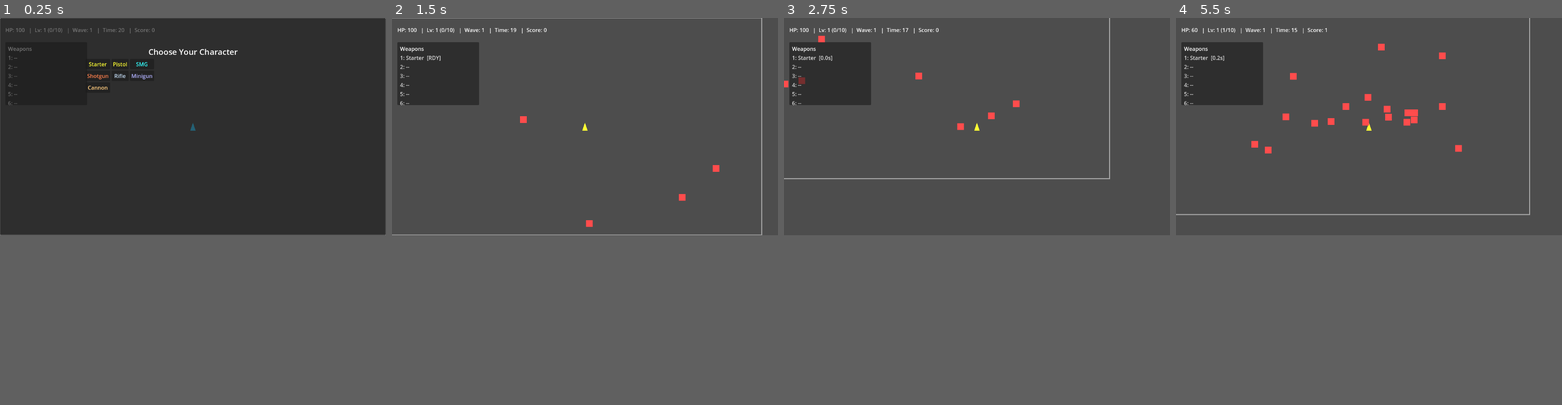
Above: before the commit, frames 1-4 (left to right).
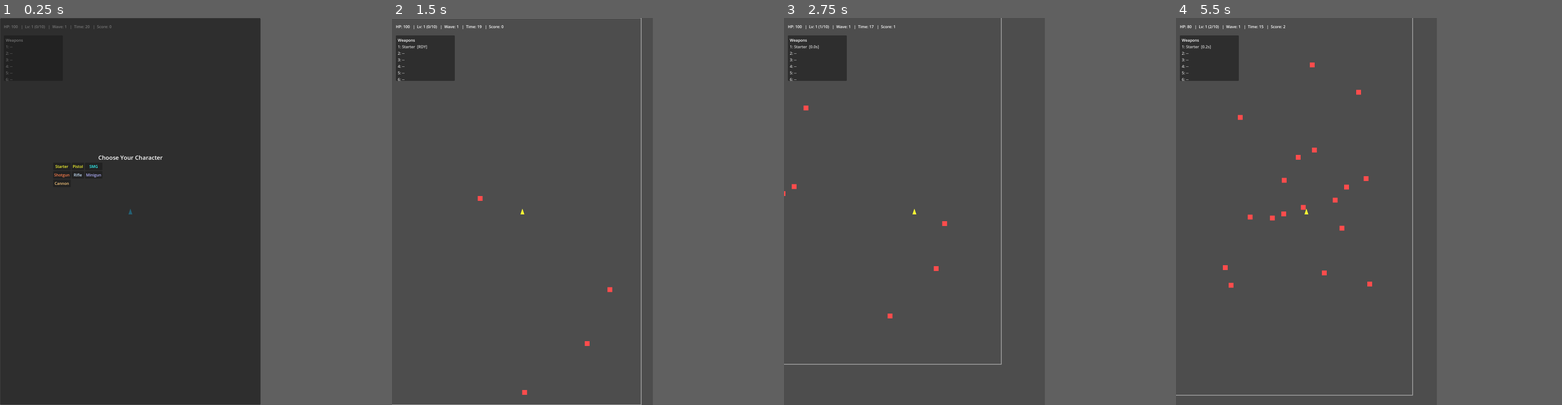
Above: after the commit, the same moments.

Repository: Deitox/Dexcoto
Game: Godot game, scene res://scenes/Main.tscn
The game is run twice, just before and just after one commit, with the same random seed, the same clock (stepped at 60 frames per second) and the same inputs.
Inputs:
- Up to frame 1 (0.25 s): no input
- Up to frame 2 (1.5 s): click "Starter" at 0.5 s; tap Enter at 1.25 s; hold Right (ui_right) from 1.28 s (still down)
- Up to frame 3 (2.75 s): release Right (ui_right) at 2.03 s; hold Down (ui_down) from 2.03 s (still down)
- Up to frame 4 (5.5 s): release Down (ui_down) at 2.78 s; hold Right (ui_right) 2.78-3.53 s; hold Up (ui_up) 3.53-4.28 s; hold Left (ui_left) from 4.28 s (still down)
In our replay, the window is 799x449 before the commit and 540x800 after it. These sizes can differ from the game's own. Grey fills any space a smaller window leaves; there, only what the larger window draws over its background counts as a difference.

The runs differ from the first frame. In frame 1, 1.3% of the frame differs, in the area x 0-100%, y 0-100%; in frame 2, 3.8%; in frame 3, 3.6%; in frame 4, 4.4%, in the area x 0-92%, y 0-98%.

Commit message:
chore: set default window size to 1080x1920 (arena scales with viewport)

Diff:
--- a/project.godot
+++ b/project.godot
@@ -21,3 +21,8 @@
 [rendering]
 
 renderer/rendering_method="mobile"
+
+[display]
+
+window/size/viewport_width=1080
+window/size/viewport_height=1920
